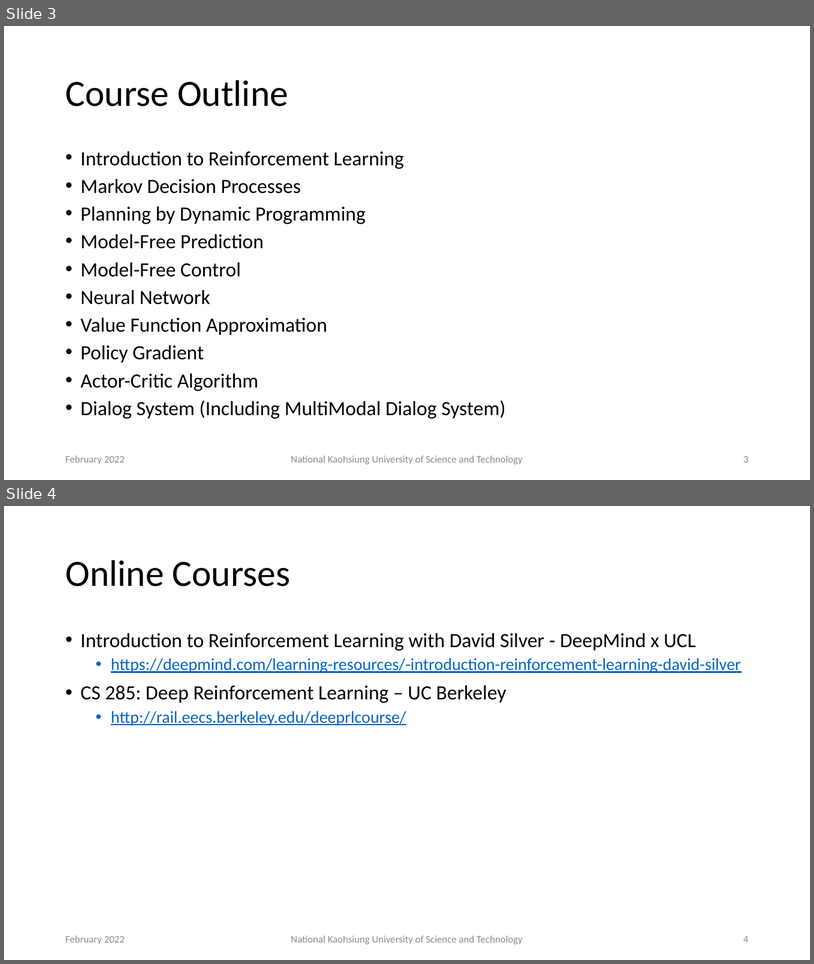
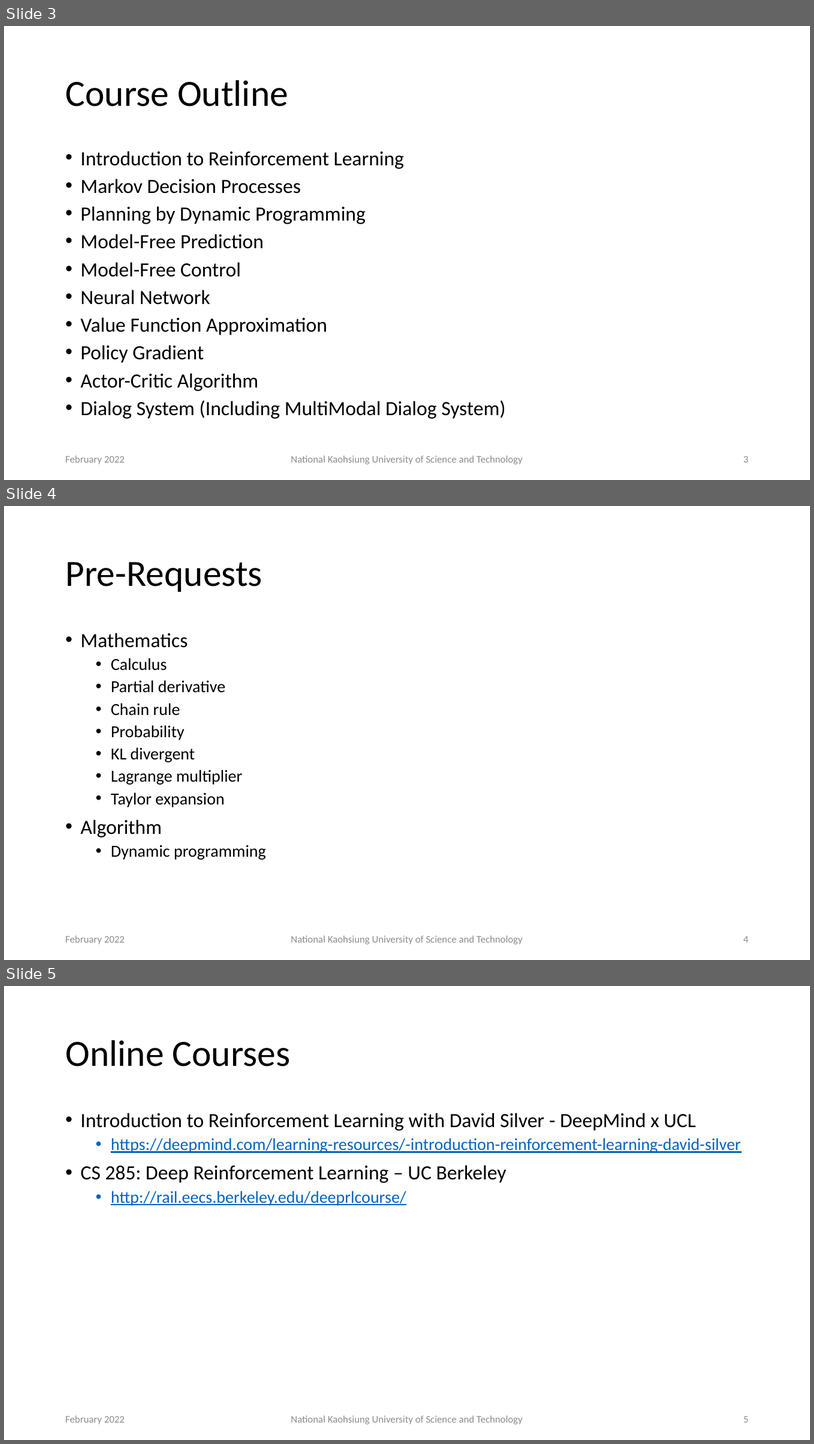
Before and after one commit to chiayisu/chiayisu.github.io, a slide deck: files/course_material/2022_Spring/PPT/Lecture1.pptx. Shown one above the other, each under a label of ours: slides 3 and 4 before the commit, slides 3, 4 and 5 after it. The pictures are 814x964 and 814x1444 pixels, drawn with LibreOffice and Linux fonts; fonts in the diff are those of the drawing. Boxes give left, top, right and bottom in pixels: in the first picture for what was removed or moved away, otherwise in the second. Text is boxed around its words. In the diff, an @@ line names an element or a change of style, - is before the commit and + after.

```diff
--- a/files/course_material/2022_Spring/PPT/Lecture1.pptx
+++ b/files/course_material/2022_Spring/PPT/Lecture1.pptx
@@ slide 4 added at <box>4,506,810,960</box>, background #FFFFFF @@
@@ title added at <box>65,562,262,592</box>, 44 pt, text #000000 @@
+Pre-Requests
@@ text added at <box>81,633,266,859</box>, 20 pt, text #000000 @@
+• Mathematics
+  • Calculus
+  • Partial derivative
+  • Chain rule
+  • Probability
+  • KL divergent
+  • Lagrange multiplier
+  • Taylor expansion
+• Algorithm
+  • Dynamic programming
@@ text added at <box>65,935,125,944</box>, 12 pt, text #8C8C8C @@
+February 2022
@@ text added at <box>291,935,523,944</box>, 12 pt, text #8C8C8C @@
+National Kaohsiung University of Science and Technology
@@ page number added at <box>744,936,749,942</box>, 12 pt, text #8C8C8C @@
+4
@@ what was slide 4 is now slide 5 @@
@@ page number at <box>744,1416,749,1422</box>: text changed @@
-4
+5
```
Also in this commit, not shown: 7 other files.
